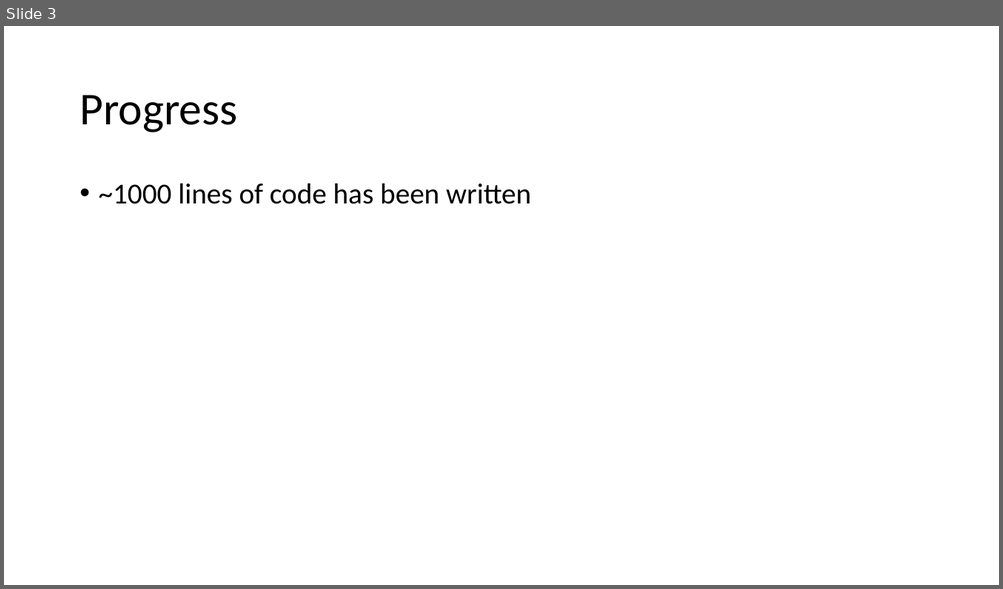
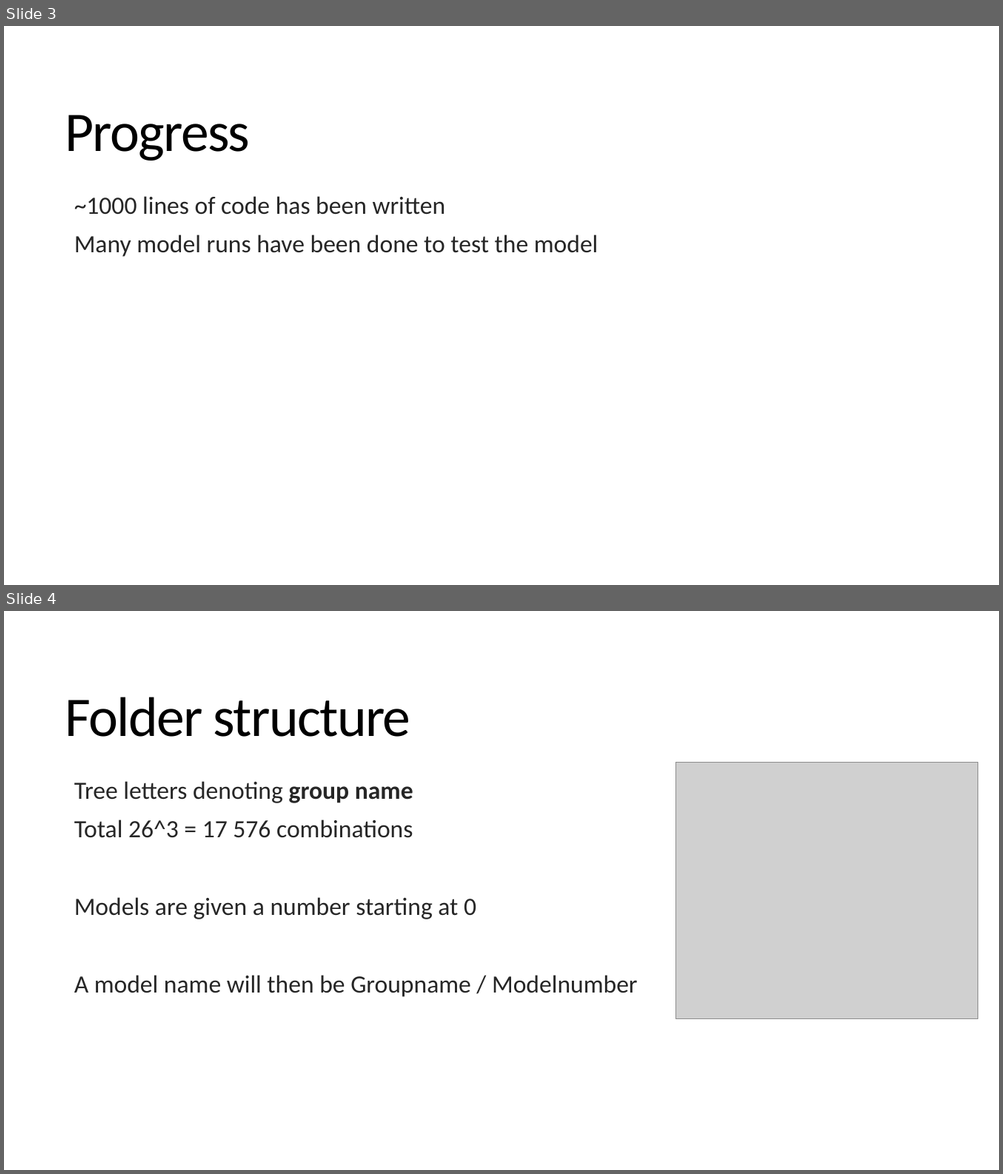
Before and after one commit to sjurmsc/MSC2023, a slide deck: Meeting Presentations/03.11.2022_General_meeting.pptx. Shown one above the other, each under a label of ours: slide 3 before the commit, slides 3 and 4 after it. The pictures are 1003x589 and 1003x1174 pixels, drawn with LibreOffice and Linux fonts; fonts in the diff are those of the drawing; grey boxes stand for pictures. Boxes give left, top, right and bottom in pixels: in the first picture for what was removed or moved away, otherwise in the second. Text is boxed around its words. In the diff, an @@ line names an element or a change of style, - is before the commit and + after.

```diff
--- a/Meeting Presentations/03.11.2022_General_meeting.pptx
+++ b/Meeting Presentations/03.11.2022_General_meeting.pptx
@@ slide 4 added at (4, 611, 999, 1170), background #FFFFFF @@
@@ title added at (65, 697, 411, 737), 54 pt, text #000000 @@
+Folder structure
@@ picture added at (676, 763, 978, 1020) @@
@@ text added at (74, 781, 637, 997), 24 pt, text #262626 @@
+  Tree letters denoting group name
+  Total 26^3 = 17 576 combinations
+  Models are given a number starting at 0
+  A model name will then be Groupname / Modelnumber
@@ slide 3 changed as well @@
@@ title "Progress": place and size @@
-title "Progress" at (79, 95, 237, 133)
+title "Progress" at (65, 115, 250, 161)
@@ title "Progress" at (65, 115, 250, 161): size 44 to 54 pt, letter spacing 0 to -1.2 pt; line spacing 0.9 to 0.85 @@
@@ text "~1000 lines of code has ...": place and size @@
-text "~1000 lines of code has ..." at (99, 183, 531, 204)
+text "~1000 lines of code has ..." at (74, 196, 598, 257)
@@ text at (74, 196, 446, 215): size 28 to 24 pt, text colour #000000 to #262626 in "~1000 lines of code has been written"; bullet • to  ; line spacing 0.9 to 0.85; more space between paragraphs @@
@@ text at (74, 235, 598, 257): paragraph added @@
+  Many model runs have been done to test the model
```
Also in this commit, not shown: 2 other slides changed, 5 other slides added, 1 other file.
